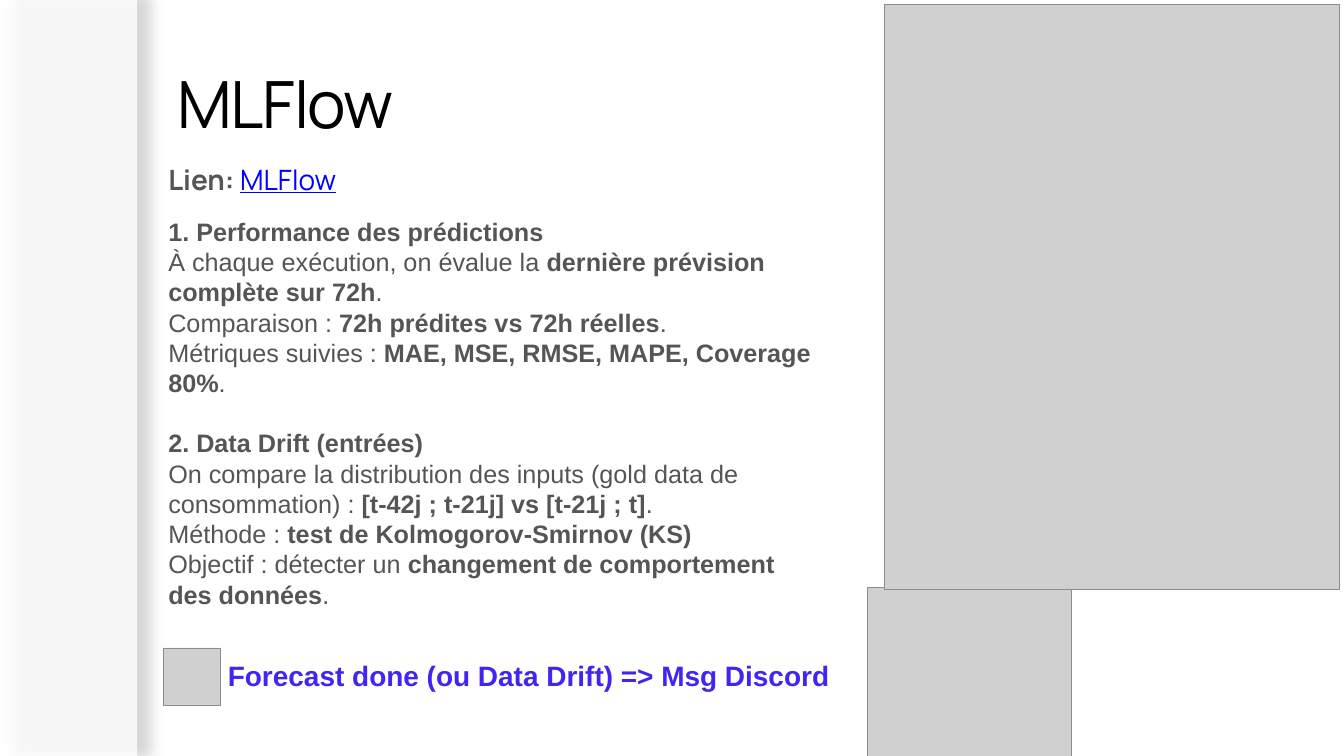
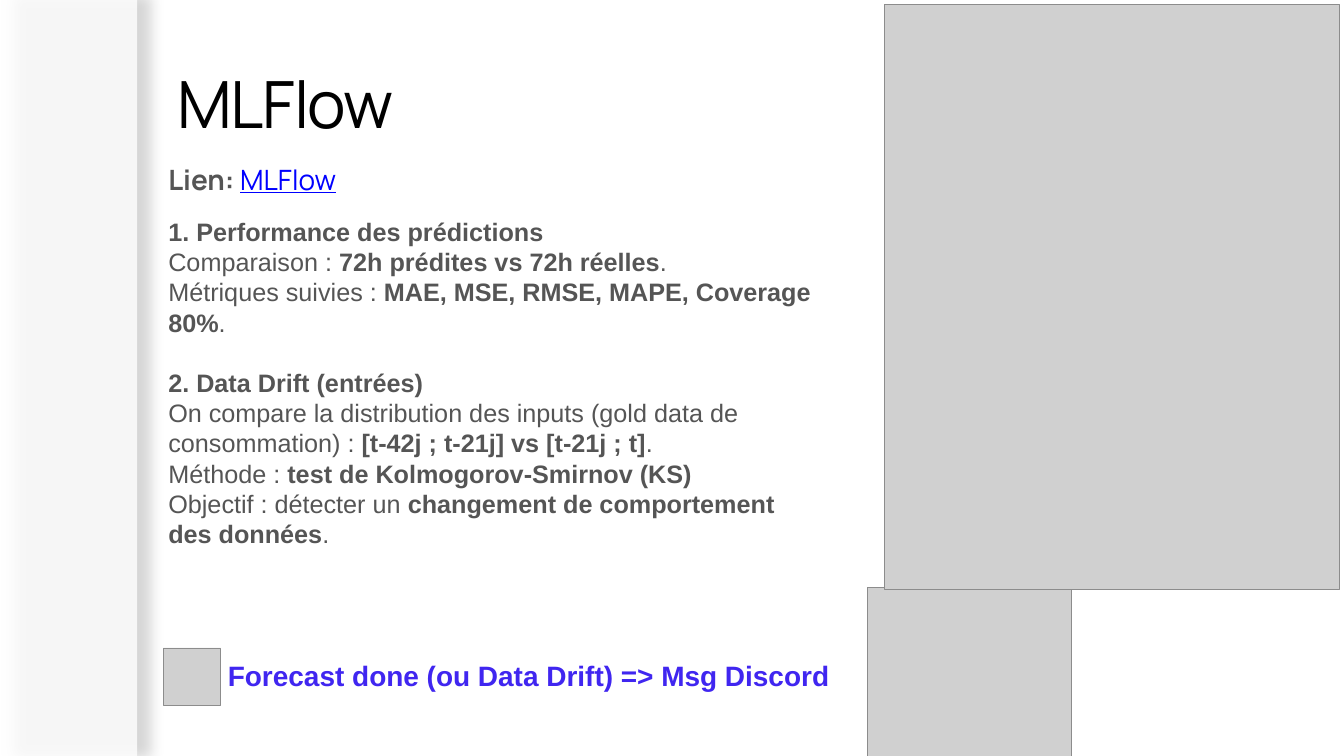
Before and after one commit to julienlafrance/Energy-rte-tempo-forecasting, a slide deck: slide 4 of Soutenance - MLOps.pptx. Drawn at 1344x756 pixels with LibreOffice and Linux fonts; fonts in the diff are those of the drawing; grey boxes stand for pictures; background and template pictures are left out. Boxes give left, top, right and bottom in pixels: in the first picture for what was removed or moved away, otherwise in the second. Text is boxed around its words. In the diff, an @@ line names an element or a change of style, - is before the commit and + after.

```diff
--- a/Soutenance - MLOps.pptx
+++ b/Soutenance - MLOps.pptx
@@ text at [168, 251, 765, 306]: paragraph removed @@
-À chaque exécution, on évalue la dernière prévision complète sur 72h.
```
Also in this commit, not shown: 6 other slides changed, 1 slide added.
